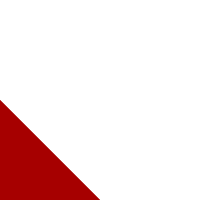
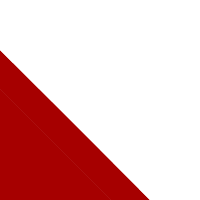
Layer changes from the first 200px x 200px image to the second:
renamed "Layer" to "Canceled_small", hid it over [0, 100, 100, 200]
added layer "Canceled_big" over [0, 50, 150, 200]
